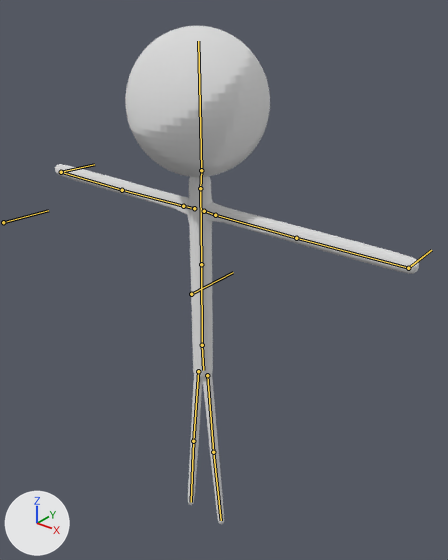
One commit to the Blender file SticksNBones_Game/Assets/Renders/Classico.blend: the scene before it, then after it.
The view is the same before and after, from a 50 mm lens placed at (1.051, -1.204, 1.061), pointed at (0.075, 0.015, 0.305). Every picture has the same lights, and +X, +Y and +Z are marked at lower left. The bones that bend it are drawn over the model as lines.
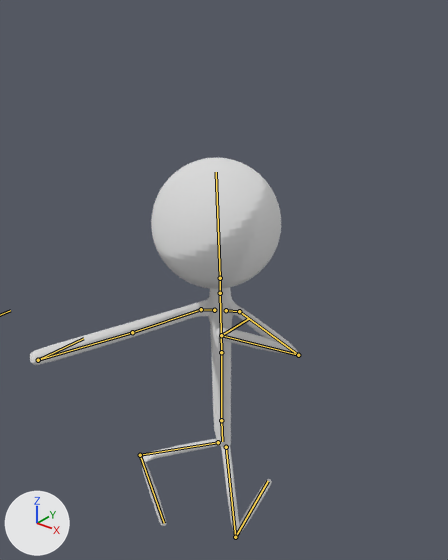
The newer file adds an action. The first version stands in its rest pose; the second is drawn at frame 2 of the action 'CrouchPunch'.

The change in detail:
Bone 'base' (bone_base) moves from (0.0, 0.0, 0.0) to (0.03, -0.39, 1.42).
Bone 'stomach' (bone_stomach) turns from (0, 0, 0) to (0, 32, 1) degrees about its own x, y and z.
Bone 'chest' (bone_chest) turns from (0, 0, 0) to (6, 1, 0) degrees about its own x, y and z.
Bone 'head' (bone_head) turns from (0, 0, 0) to (-5, -33, 4) degrees about its own x, y and z.
Bone 'ikleg.l' (bone_ikleg_l) moves from (0.0, 0.0, 0.0) to (-0.14, 0.97, -0.29).
Bone 'knee.l' (bone_knee_l) moves from (0.0, 0.0, 0.0) to (0.1, 0.04, -0.4).
Bone 'ikleg.r' (bone_ikleg_r) moves from (0.0, 0.0, 0.0) to (-0.01, -0.61, 0.05).
Bone 'knee.r' (bone_knee_r) moves from (0.0, 0.0, 0.0) to (0.5, 0.05, 0.03).
Bone 'armik.l' (bone_armik_l) moves from (0.0, 0.0, 0.0) to (0.87, 0.1, 2.62).
Bone 'elbowik.l' (bone_elbowik_l) moves from (0.0, 0.0, 0.0) to (1.23, 0.01, 1.07).
Bone 'armik.r' (bone_armik_r) moves from (0.0, 0.0, 0.0) to (-1.04, -2.06, 2.28).

What differs and where, as boxes [x1, y1, x2, y2] in the pictures (448 x 560 px):
'Cylinder.001', posed (26% narrower, 24% shorter): before [55, 26, 419, 524]; after [30, 158, 298, 534]
bone 'stomach', root to tip: before (202, 345) to (201, 264); after (221, 420) to (221, 352)
bone 'chest', root to tip: before (201, 264) to (200, 188); after (221, 352) to (220, 293)
bone 'head', root to tip: before (201, 170) to (198, 41); after (220, 278) to (216, 172)
bone 'armik.l', root to tip: before (408, 268) to (431, 250); after (221, 335) to (249, 318)
bone 'armik.r', root to tip: before (61, 172) to (94, 164); after (38, 360) to (83, 338)
